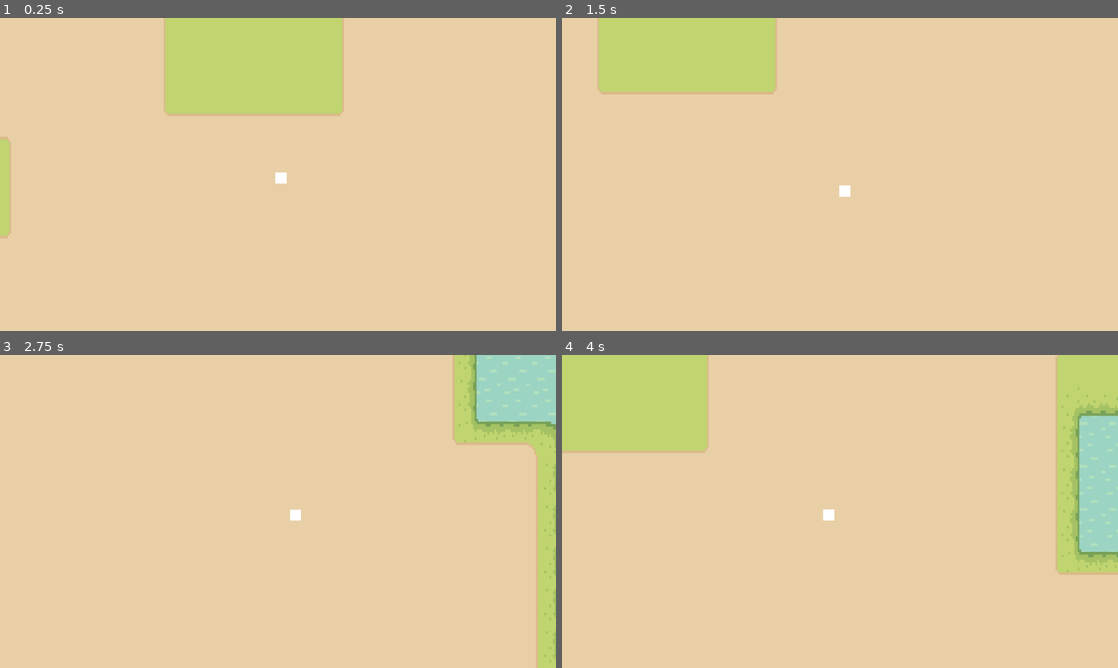
Above: before the commit, frames 1-4 (two rows, left to right).
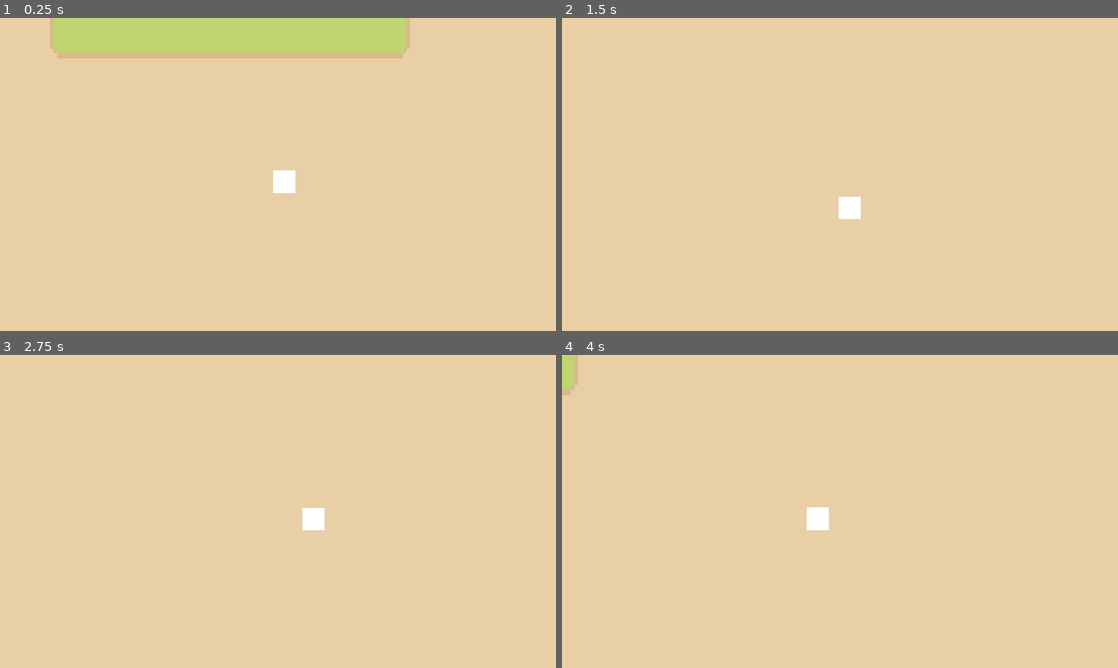
Above: after the commit, the same moments.

Repository: Areyzo/nightfall-fortress
Game: Godot game, scene res://scenes/test/testscenes_tilemap.tscn
Two runs of this game, one before a commit and one after it. Both use one fixed random seed, a clock stepped at 60 frames per second and the inputs below.
Inputs:
- Up to frame 1 (0.25 s): no input
- Up to frame 2 (1.5 s): tap Enter at 0.5 s; hold D (right) 0.53-1.28 s; hold S (down) from 1.28 s (still down)
- Up to frame 3 (2.75 s): release S (down) at 2.03 s; hold D (right) from 2.03 s (still down)
- Up to frame 4 (4 s): release D (right) at 2.78 s; hold W (up) 2.78-3.53 s; hold A (left) from 3.53 s (still down)

The runs differ from the first frame. In frame 1, 12% of the frame differs, in the area x 0-74%, y 0-71%; in frame 2, 8.2%; in frame 3, 8.3%; in frame 4, 16%, in the area x 0-100%, y 0-71%.

Commit message:
time added

Diff:
--- a/project.godot
+++ b/project.godot
@@ -22,6 +22,7 @@
 window/size/mode=4
 window/size/window_width_override=1280
 window/size/window_height_override=720
+window/stretch/mode="viewport"
 window/stretch/aspect="keep_width"
 window/stretch/scale_mode="integer"
 
--- a/scenes/test/testscenes_tilemap.tscn
+++ b/scenes/test/testscenes_tilemap.tscn
@@ -1,7 +1,17 @@
-[gd_scene load_steps=3 format=4 uid="uid://jvwawdy57l7d"]
+[gd_scene load_steps=6 format=4 uid="uid://jvwawdy57l7d"]
 
 [ext_resource type="TileSet" uid="uid://djrlh38a1u7d8" path="res://scenes/test/Tilesets/game_tile_set.tres" id="1_mgt1k"]
 [ext_resource type="PackedScene" uid="uid://n1re4rqmpby8" path="res://scenes/Player/player.tscn" id="2_573pn"]
+[ext_resource type="Script" uid="uid://ciuyocl7wwryr" path="res://scripts/time/TimeSystem.gd" id="3_rveaa"]
+[ext_resource type="Script" uid="uid://b0g3c4dbc3jrr" path="res://scripts/time/date_time.gd" id="4_po41v"]
+
+[sub_resource type="Resource" id="Resource_a6230"]
+script = ExtResource("4_po41v")
+seconds = 0
+minutes = 0
+hours = 0
+days = 0
+metadata/_custom_type_script = "uid://b0g3c4dbc3jrr"
 
 [node name="TestscenesTilemap" type="Node2D"]
 
@@ -28,3 +38,8 @@
 
 [node name="player" parent="." instance=ExtResource("2_573pn")]
 position = Vector2(1343, 1078)
+
+[node name="TimeSystem" type="Node" parent="."]
+script = ExtResource("3_rveaa")
+date_time = SubResource("Resource_a6230")
+metadata/_custom_type_script = "uid://ciuyocl7wwryr"
--- /dev/null
+++ b/scripts/time/TimeSystem.gd
@@ -0,0 +1,8 @@
+class_name TimeSystem extends Node
+
+@export var date_time: DateTime
+@export var ticks_pr_sec: int =4
+
+func _process(delta: float) -> void:
+	if date_time != null:
+		date_time.increase_by_sec(delta * ticks_pr_sec)
--- /dev/null
+++ b/scripts/time/date_time.gd
@@ -0,0 +1,26 @@
+class_name DateTime extends Resource
+
+@export_range(0,59) var seconds: int = 0
+@export_range(0,59) var minutes: int = 0
+@export_range(0,23) var hours: int = 0
+@export var days: int = 0
+
+var delta_time: float = 0
+
+func increase_by_sec(delta_seconds: float) -> void:
+	delta_time += delta_seconds
+	if delta_time<1: return
+
+	var delta_int_secs: int = delta_time
+	delta_time -= delta_int_secs
+
+	seconds += delta_int_secs
+	minutes += seconds/60
+	hours += minutes/60
+	days += hours/24
+
+	seconds = seconds % 60
+	minutes = minutes % 60
+	hours = hours % 24
+
+	print_debug(str(days)+":"+str(hours) + ":"+str(minutes) + ":"+str(seconds) + ":")
Not shown, added: scripts/time/TimeSystem.gd.uid
Not shown, added: scripts/time/date_time.gd.uid
